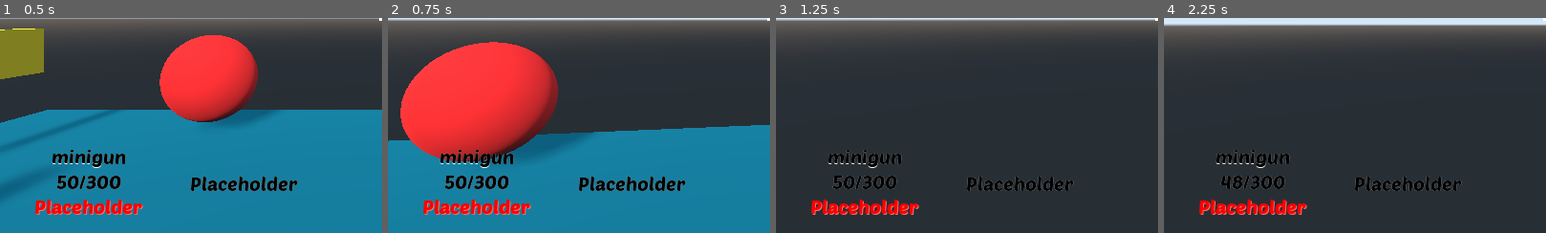
Above: before the commit, frames 1-4 (left to right).
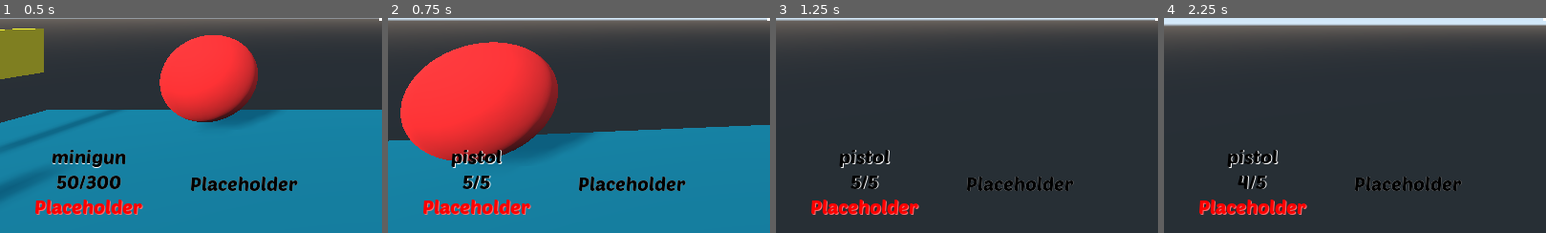
Above: after the commit, the same moments.

Repository: lorenzobartolini00/godot_project
Game: Godot game, scene res://scenes/main.tscn
Same seed, same stepped clock (60 frames per second), same inputs: the game is played once before the commit and once after it.
Inputs (mouse positions are % of the whole screen's width and height, from its top left):
- Up to frame 1 (0.5 s): no input
- Up to frame 2 (0.75 s): tap Enter at 0.5 s; move the mouse to (55, 50) at 0.52 s; hold W (move_forward) from 0.53 s (still down); tap F (change_weapon) at 0.6 s
- Up to frame 3 (1.25 s): keep holding W (move_forward); tap Space (jump) at 0.77 s
- Up to frame 4 (2.25 s): keep holding W (move_forward); move the mouse to (45, 50) at 1.27 s; tap Q (drop_weapon) at 1.35 s; tap Space (jump) at 1.52, 2 s; move the mouse to (52, 48) at 2.02 s; press the mouse at (52, 48) at 2.03 s
The pictures show only the part of the screen within x 0-50%, y 50-100%; the shares and areas given below are measured in that part.

Frame 1 is identical in both runs. In frame 2, 1.6% of the frame differs, in the area x 13-33%, y 61-80%; in frame 3, 1.4%; in frame 4, 1.4%.

Commit message:
Small fix
Ora anche l'arma corrente(current_weapon in statistics) viene aggiunta all'inventario, oltre a quella selezionata dal main.

Oltre all'arma viene aggiunta anche lo slot vuoto per le munizioni. Lo slot per le munizioni viene aggiunto ogni volta che trovo una nuova arma

Diff:
--- a/scripts/main.gd
+++ b/scripts/main.gd
@@ -3,9 +3,8 @@
 export(Resource) var _initial_weapon = _initial_weapon as Weapon
 
 func _ready():
-	pass
-	GameEvents.emit_signal("collected", _initial_weapon, 1)
-	GameEvents.emit_signal("collected", _initial_weapon.get_ammo(), 0)
+	if _initial_weapon:
+		GameEvents.emit_signal("collected", _initial_weapon, 1)
 
 #	var _current_weapon: Weapon = player.get_current_weapon()
 #	var _ammo: Ammo = null
--- a/scripts/player/player.gd
+++ b/scripts/player/player.gd
@@ -15,10 +15,11 @@
 
 func _ready() -> void:
 	self._move_speed = statistics.speed
-#	GameEvents.emit_signal("collected", self.get_current_weapon(), 1)
 
 	GameEvents.connect("collected", self, "_on_collected")
 	GameEvents.connect("found_new_item", self, "_on_new_item_found")
+
+	GameEvents.emit_signal("collected", self.get_current_weapon(), 1)
 
 func _physics_process(delta):
 	movement(delta)
@@ -51,7 +52,7 @@
 		#Aggiungo nell'inventario lo slot vuoto per le munizioni
 		inventory.add_item(_new_item.get_ammo(), 0)
 
-		#Seleziono la nuova arma raccolto come quella corrente
+		#Seleziono la nuova arma raccolta come quella corrente
 		weapon_manager.change_current_weapon(_new_item)
 
 
